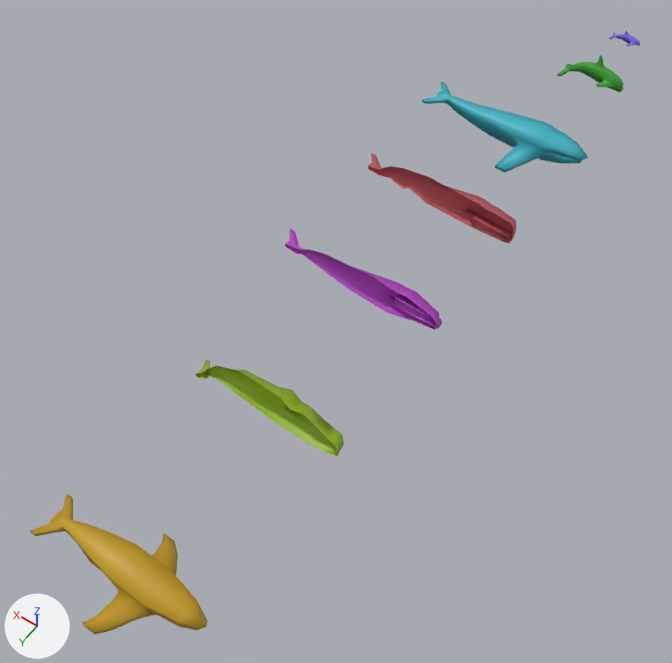
An edit to the glTF model Projects/SeaAnimals/Files/SeaAnimals.glb, drawn before and after from the same camera.
Camera for both pictures: a 50 mm lens placed at (-34.3, 76.1, 83.0), pointed at (6.6, 18.9, -6.9). The axes (+X, +Y, +Z) are drawn at lower left. The lights are the same throughout. Where no turn or scale is listed for an object, it has been applied to the vertices. Vertices at the same position are counted once.

In view in the first picture: 'Blue Whale', 'BowHead Whale', 'Grey Whale', 'Humpback Whale', 'Sperm Whale'.
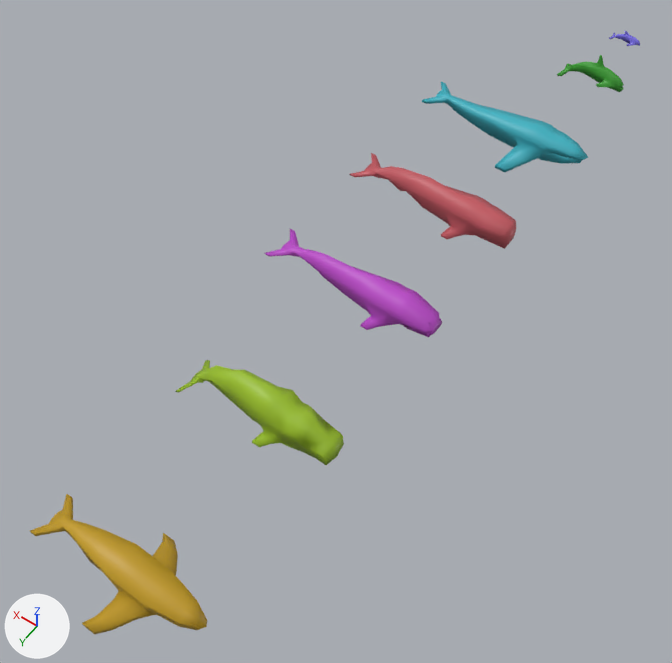
Where the change shows, as pixel boxes (x1, y1, x2, y2) in the pictures (672 x 663 px):
'BowHead Whale', reshaped (13% wider, 9% taller)
    before: (195, 360, 344, 456)
    after: (175, 360, 344, 465)
'Grey Whale', reshaped (13% wider, 7% taller)
    before: (285, 229, 442, 330)
    after: (265, 229, 442, 337)
'Sperm Whale', reshaped (12% wider, 7% taller)
    before: (368, 153, 516, 243)
    after: (350, 153, 516, 249)
part 1 of me_cube_004, built on
    before: (324, 447, 337, 456)
    after: (175, 365, 337, 465)
part 2 of me_cube_007, added (pink)
    after: (350, 166, 514, 249)
part 3 of me_cube_008, added (pink)
    after: (265, 244, 438, 337)

What changed in the scene script:
```text
Change me_cube_004:
    used by ob_bowhead_whale; location = (0.6, 36.0, 0.0)
    remove me_cube_004.from_pydata(...)  # 149 vertices, 257 faces; spans x -6.4..13.9, y -3.2..0.0, z -3.1..4.3
    add me_cube_004.from_pydata(...)  # 263 vertices, 514 faces; spans x -6.4..13.9, y -3.2..3.2, z -3.1..4.3
    me_cube_004 part 1
    1 vertex is removed from x -6.4, y 0.0, z -0.6
    3 faces are deleted
    115 vertices are added at x -6.1..13.9, y 0.5..3.2, z -3.1..3.1
    260 new faces join them
Change me_cube_007:
    used by ob_sperm_whale; location = (0.6, -2.2, 0.0)
    remove me_cube_007.from_pydata(...)  # 132 vertices, 227 faces; spans x -5.8..17.1, y -3.2..0.0, z -3.1..2.4
    add me_cube_007.from_pydata(...)  # 229 vertices, 454 faces; spans x -5.8..17.1, y -3.2..3.2, z -3.1..2.4
    me_cube_007 part 2
    85 vertices are added at x -5.8..17.1, y 0.3..3.2, z -3.1..1.0
    7 new vertices lie (0.0, 0.8, 0.0) away from vertices in x -5.8..-1.6, y 0.0, z -2.5..-1.0
    5 new vertices lie (0.0, 0.5, 0.0) away from vertices in x -3.8..15.9, y 0.0, z -2.4..-1.1
    227 new faces join them
Change me_cube_008:
    used by ob_grey_whale; location = (0.6, 15.8, 0.0)
    remove me_cube_008.from_pydata(...)  # 145 vertices, 249 faces; spans x -6.0..17.1, y -3.2..0.0, z -3.1..2.4
    add me_cube_008.from_pydata(...)  # 251 vertices, 498 faces; spans x -6.0..17.1, y -3.2..3.2, z -3.1..2.4
    me_cube_008 part 3: 106 vertices added at x -6.0..17.1, y 0.3..3.2, z -3.1..1.1
```
